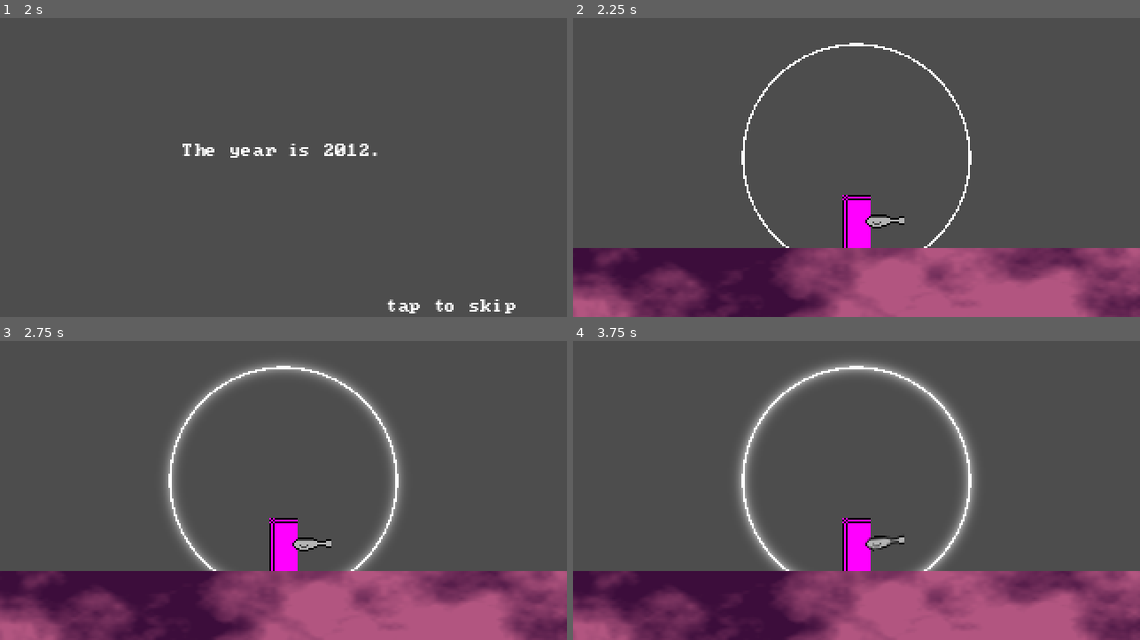
Above: before the commit, frames 1-4 (two rows, left to right).
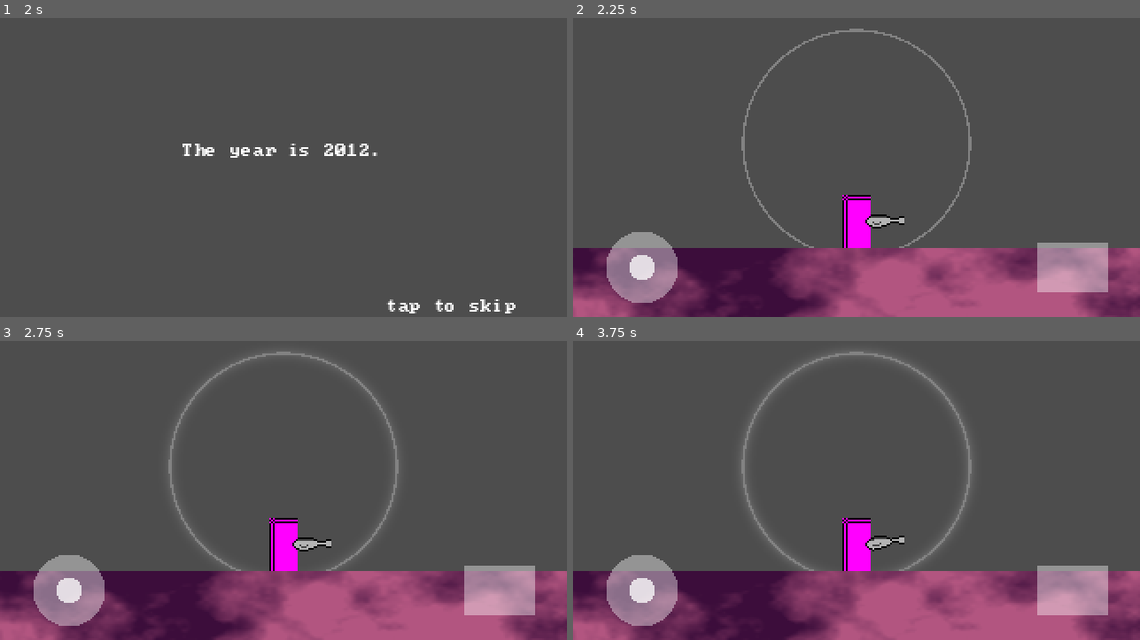
Above: after the commit, the same moments.

Repository: otherotherjosh/RhythmShooter
Game: Godot game, scene res://scenes/init.tscn
Same seed, same stepped clock (60 frames per second), same inputs: the game is played once before the commit and once after it. Sound files missing from this copy of the repository are replaced by a short silence.
Inputs (mouse positions are in pixels of both pictures, inside the frame that each line leads up to):
- Up to frame 1 (2 s): tap Enter at 0.5 s; move the mouse to (408, 140) at 0.52 s; click (408, 140) at 0.67 s; tap Space at 1.25 s; drag from (170, 173) to (255, 221) at 1.27 s
- Up to frame 2 (2.25 s): tap Enter at 2 s; move the mouse to (913, 86) at 2.02 s; click (913, 86) at 2.17 s
- Up to frame 3 (2.75 s): no input
- Up to frame 4 (3.75 s): drag from (828, 544) to (686, 433) at 2.77 s; tap Space at 3.5 s; move the mouse to (1026, 529) at 3.52 s; click (1026, 529) at 3.67 s

Frame 1 is identical in both runs. In frame 2, 6.0% of the frame differs, in the area x 5-95%, y 3-96%; in frame 3, 8.2%; in frame 4, 8.7%.

Commit message:
feat: add controls to level

Diff:
--- a/scenes/level 0/level_0.gd
+++ b/scenes/level 0/level_0.gd
@@ -2,3 +2,10 @@
 
 
 @export var events: Array[Resource]
+
+@onready var beat_target_circle: BeatTargetCircle = $Parallax2D/BeatTargetCircle
+
+
+func _ready() -> void:
+	beat_target_circle.global_position.x = 0
+	beat_target_circle.shader_material.set_shader_parameter("alpha", 0.3)
--- a/scenes/level 0/level_0.tscn
+++ b/scenes/level 0/level_0.tscn
@@ -1,21 +1,32 @@
-[gd_scene load_steps=27 format=3 uid="uid://bunc11gay4111"]
-
-[ext_resource type="Shader" uid="uid://dhby0wglrfbcf" path="res://beatmaps/beat_target_circle.gdshader" id="1_q6pay"]
+[gd_scene load_steps=32 format=3 uid="uid://bunc11gay4111"]
+
+[ext_resource type="Shader" uid="uid://dhby0wglrfbcf" path="res://objects/beatmaps/beat_target_circle.gdshader" id="1_q6pay"]
 [ext_resource type="Script" uid="uid://bruyhj78bfi5y" path="res://scenes/level 0/level_0.gd" id="1_wsynf"]
-[ext_resource type="Script" uid="uid://hlf2e32jk0gw" path="res://beatmaps/beat_target_circle.gd" id="2_wsynf"]
-[ext_resource type="AudioStream" uid="uid://c17l5k674apyw" path="res://beatmaps/metronome.ogg" id="3_lt07b"]
-[ext_resource type="Script" uid="uid://cp0b06k6ou4cp" path="res://run n gun/player/player.gd" id="4_qrop8"]
-[ext_resource type="Script" uid="uid://c3q2gwvedso8f" path="res://run n gun/player/gun.gd" id="5_frnse"]
-[ext_resource type="Texture2D" uid="uid://ciswcqowsdlof" path="res://run n gun/player/gun.png" id="6_ei05y"]
-[ext_resource type="Shader" uid="uid://3dgar3u7ajoj" path="res://run n gun/player/laser_beam.gdshader" id="7_e7ute"]
-[ext_resource type="Script" uid="uid://caecimiap0ffe" path="res://run n gun/player/gun_laser_beam.gd" id="8_sgldt"]
-[ext_resource type="Script" uid="uid://cxufssf4fvxi7" path="res://run n gun/player/gun_laser_beam_animation_step.gd" id="9_fs3nx"]
+[ext_resource type="Script" uid="uid://c178mnnjqd18u" path="res://objects/run n gun/touch controls/joystick.gd" id="2_frnse"]
+[ext_resource type="Script" uid="uid://hlf2e32jk0gw" path="res://objects/beatmaps/beat_target_circle.gd" id="2_wsynf"]
+[ext_resource type="Texture2D" uid="uid://leh4xwbo372l" path="res://objects/run n gun/touch controls/joystick_outer.png" id="3_ei05y"]
+[ext_resource type="AudioStream" uid="uid://c17l5k674apyw" path="res://objects/beatmaps/metronome.ogg" id="3_lt07b"]
+[ext_resource type="Script" uid="uid://kg0r84ifo3xw" path="res://objects/run n gun/touch controls/jump_button.gd" id="4_e7ute"]
+[ext_resource type="Script" uid="uid://cp0b06k6ou4cp" path="res://objects/run n gun/player/player.gd" id="4_qrop8"]
+[ext_resource type="Script" uid="uid://c3q2gwvedso8f" path="res://objects/run n gun/player/gun.gd" id="5_frnse"]
+[ext_resource type="Texture2D" uid="uid://ciswcqowsdlof" path="res://objects/run n gun/player/gun.png" id="6_ei05y"]
+[ext_resource type="Shader" uid="uid://3dgar3u7ajoj" path="res://objects/run n gun/player/laser_beam.gdshader" id="7_e7ute"]
+[ext_resource type="Script" uid="uid://caecimiap0ffe" path="res://objects/run n gun/player/gun_laser_beam.gd" id="8_sgldt"]
+[ext_resource type="Script" uid="uid://cxufssf4fvxi7" path="res://objects/run n gun/player/gun_laser_beam_animation_step.gd" id="9_fs3nx"]
+
+[sub_resource type="Gradient" id="Gradient_71lap"]
+colors = PackedColorArray(1, 1, 1, 1, 0, 0, 0, 1)
+
+[sub_resource type="GradientTexture1D" id="GradientTexture1D_sgldt"]
+gradient = SubResource("Gradient_71lap")
+width = 1
 
 [sub_resource type="ShaderMaterial" id="ShaderMaterial_6vd6s"]
 shader = ExtResource("1_q6pay")
 shader_parameter/color = Vector3(1, 1, 1)
 shader_parameter/scale = 1.0
 shader_parameter/glow_multiplier = 1.0
+shader_parameter/alpha = 1.0
 
 [sub_resource type="Gradient" id="Gradient_2e44y"]
 colors = PackedColorArray(0, 0, 0, 0, 1, 1, 1, 1)
@@ -103,16 +114,96 @@
 [sub_resource type="WorldBoundaryShape2D" id="WorldBoundaryShape2D_gjce4"]
 
 [node name="Level0" type="Node2D"]
+texture_filter = 1
 script = ExtResource("1_wsynf")
 events = Array[Resource]([null])
 
-[node name="CanvasLayer" type="CanvasLayer" parent="."]
-layer = -1
-
-[node name="BeatTargetCircle" type="Sprite2D" parent="CanvasLayer"]
+[node name="UI" type="CanvasLayer" parent="."]
+
+[node name="TouchControls" type="Control" parent="UI"]
+texture_filter = 1
+layout_mode = 3
+anchors_preset = 15
+anchor_right = 1.0
+anchor_bottom = 1.0
+grow_horizontal = 2
+grow_vertical = 2
+mouse_filter = 2
+
+[node name="Joystick" type="Control" parent="UI/TouchControls"]
+layout_mode = 1
+anchors_preset = 2
+anchor_top = 1.0
+anchor_bottom = 1.0
+offset_left = 11.0
+offset_top = -56.0
+offset_right = 67.0
+grow_vertical = 0
+script = ExtResource("2_frnse")
+
+[node name="Stick" type="TextureRect" parent="UI/TouchControls/Joystick"]
+modulate = Color(1, 1, 1, 0.760784)
+layout_mode = 1
+anchors_preset = 15
+anchor_right = 1.0
+anchor_bottom = 1.0
+offset_left = 21.0
+offset_top = 21.0
+offset_right = -21.0
+offset_bottom = -21.0
+grow_horizontal = 2
+grow_vertical = 2
+pivot_offset = Vector2(7, 7)
+texture = ExtResource("3_ei05y")
+expand_mode = 1
+
+[node name="Border" type="TextureRect" parent="UI/TouchControls/Joystick"]
+modulate = Color(1, 1, 1, 0.4)
+layout_mode = 1
+anchors_preset = 15
+anchor_right = 1.0
+anchor_bottom = 1.0
+offset_left = 8.0
+offset_top = 8.0
+offset_right = -8.0
+offset_bottom = -8.0
+grow_horizontal = 2
+grow_vertical = 2
+texture = ExtResource("3_ei05y")
+
+[node name="JumpButton" type="Control" parent="UI/TouchControls"]
+layout_mode = 1
+anchors_preset = 3
+anchor_left = 1.0
+anchor_top = 1.0
+anchor_right = 1.0
+anchor_bottom = 1.0
+offset_left = -58.0
+offset_top = -42.0
+offset_right = -18.0
+offset_bottom = -14.0
+grow_horizontal = 0
+grow_vertical = 0
+script = ExtResource("4_e7ute")
+
+[node name="TextureRect" type="TextureRect" parent="UI/TouchControls/JumpButton"]
+modulate = Color(1, 1, 1, 0.4)
+layout_mode = 1
+anchors_preset = 15
+anchor_right = 1.0
+anchor_bottom = 1.0
+grow_horizontal = 2
+grow_vertical = 2
+texture = SubResource("GradientTexture1D_sgldt")
+expand_mode = 1
+
+[node name="Parallax2D" type="Parallax2D" parent="."]
+scroll_scale = Vector2(0, 0)
+
+[node name="BeatTargetCircle" type="Sprite2D" parent="Parallax2D"]
 show_behind_parent = true
 material = SubResource("ShaderMaterial_6vd6s")
-position = Vector2(160, 90)
+position = Vector2(0, 82)
 scale = Vector2(320, 320)
 texture = SubResource("GradientTexture1D_0txri")
 script = ExtResource("2_wsynf")
@@ -183,5 +274,7 @@
 [node name="CollisionShape2D" type="CollisionShape2D" parent="Ground/StaticBody2D"]
 shape = SubResource("WorldBoundaryShape2D_gjce4")
 
+[connection signal="gui_input" from="UI/TouchControls/Joystick" to="UI/TouchControls/Joystick" method="_on_gui_input"]
+[connection signal="gui_input" from="UI/TouchControls/JumpButton" to="UI/TouchControls/JumpButton" method="_on_gui_input"]
 [connection signal="fire_direction_changed" from="Player/Gun" to="Player" method="_on_gun_fire_direction_changed"]
 [connection signal="timeout" from="Player/Gun/IdleTimer" to="Player/Gun" method="_on_idle_timer_timeout"]
